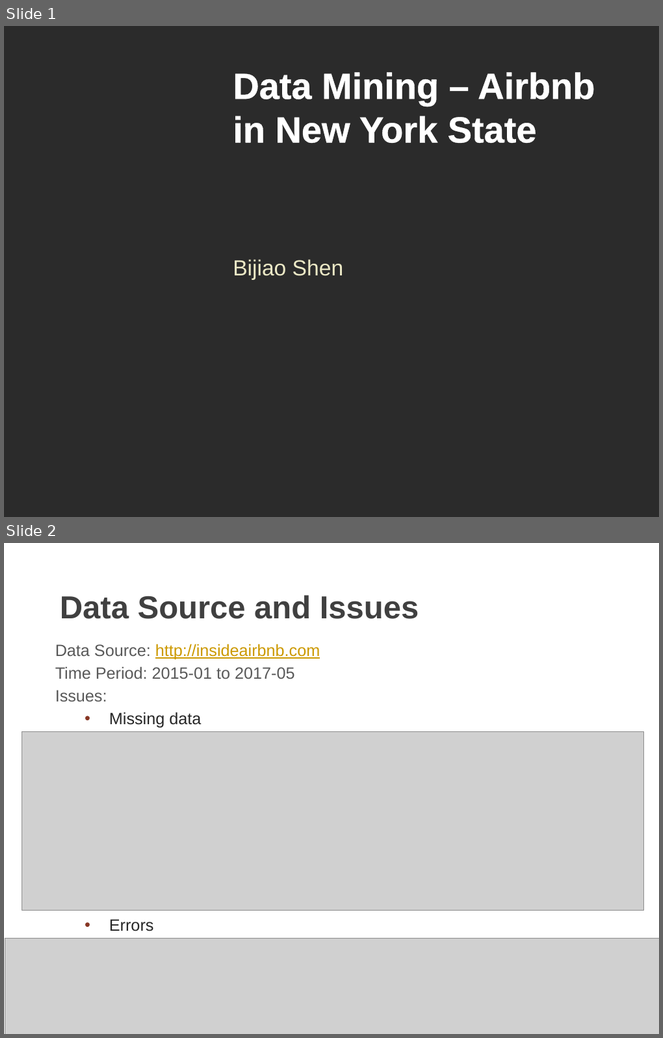
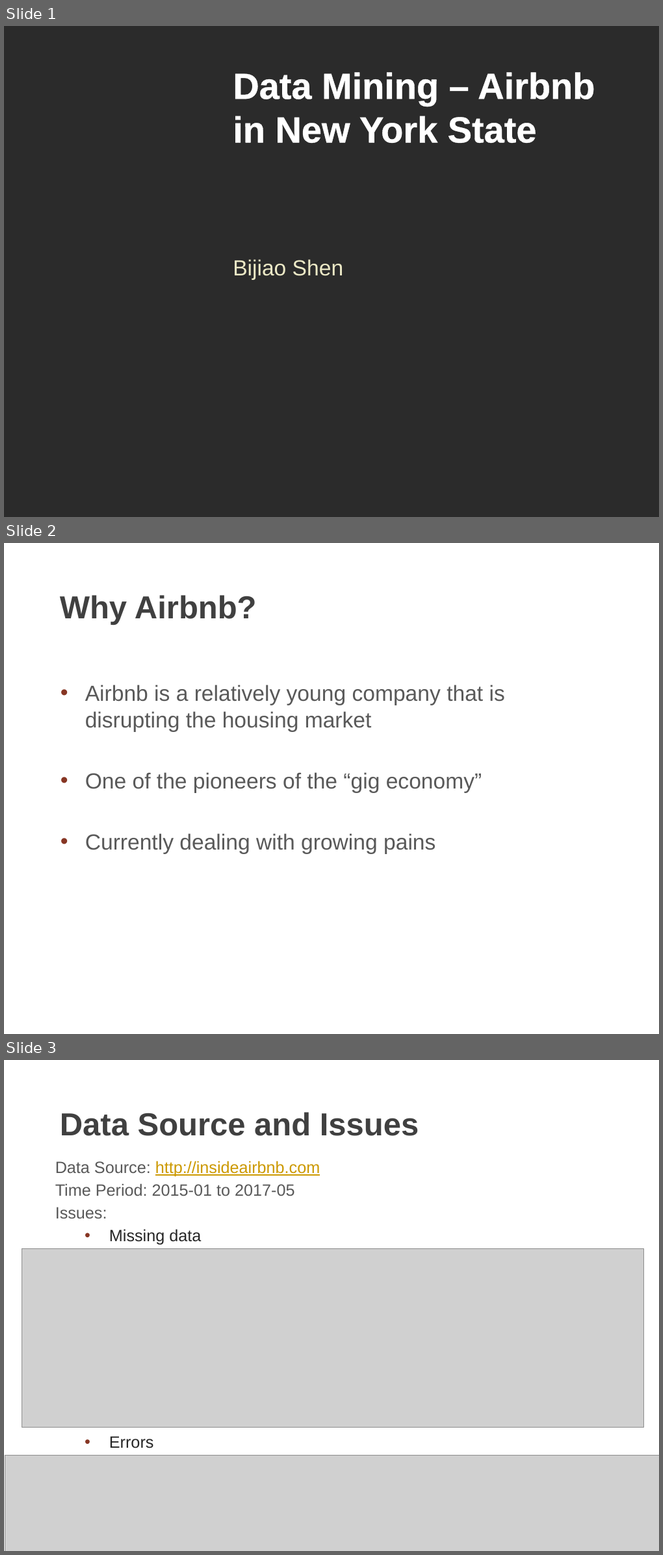
Before and after one commit to Dianaumd/project1, a slide deck: Project 2 Airbnb Analysis.pptx. Shown one above the other, each under a label of ours: slides 1 and 2 before the commit, slides 1, 2 and 3 after it. The pictures are 663x1038 and 663x1555 pixels, drawn with LibreOffice and Linux fonts; fonts in the diff are those of the drawing; grey boxes stand for pictures; background and template pictures are left out; a plain dark background stands for a picture behind light text. Boxes give left, top, right and bottom in pixels: in the first picture for what was removed or moved away, otherwise in the second. Text is boxed around its words. In the diff, an @@ line names an element or a change of style, - is before the commit and + after.

```diff
--- a/Project 2 Airbnb Analysis.pptx
+++ b/Project 2 Airbnb Analysis.pptx
@@ slide 2 added at <box>4,543,659,1034</box>, background picture (left out) @@
@@ title added at <box>60,595,257,625</box>, 35 pt, text #404040, bold @@
+Why Airbnb?
@@ text added at <box>85,685,505,854</box>, 24 pt, text #595959 @@
+• Airbnb is a relatively young company that is disrupting the housing market
+• One of the pioneers of the “gig economy”
+• Currently dealing with growing pains
@@ what was slide 2 is now slide 3 @@
```
Also in this commit, not shown: 3 slides changed.
